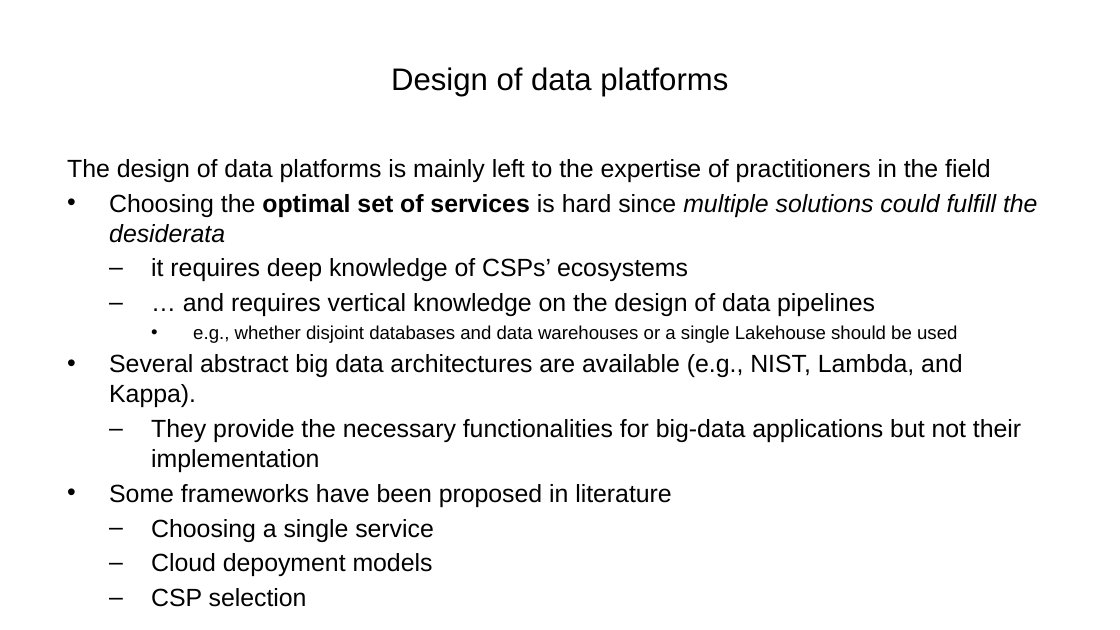
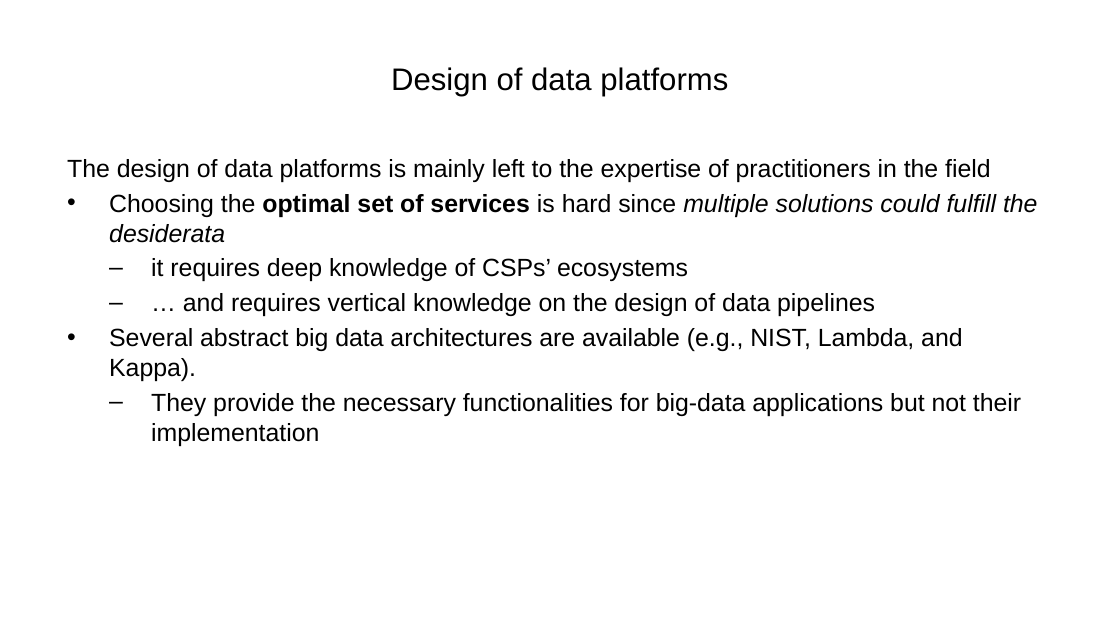
Before and after one commit to ManuelePasini/slides-markdown, a slide deck: slide 6 of dolap_2024_slides.pptx. Drawn at 1120x630 pixels with LibreOffice and Linux fonts; fonts in the diff are those of the drawing. Boxes give left, top, right and bottom in pixels: in the first picture for what was removed or moved away, otherwise in the second. Text is boxed around its words. In the diff, an @@ line names an element or a change of style, - is before the commit and + after.

```diff
--- a/dolap_2024_slides.pptx
+++ b/dolap_2024_slides.pptx
@@ text at [193,325,957,343]: paragraph removed @@
-    • e.g., whether disjoint databases and data warehouses or a single Lakehouse should be used
@@ text at [109,484,671,576]: paragraphs removed @@
-• Some frameworks have been proposed in literature
-  – Choosing a single service
-  – Cloud depoyment models
-  – CSP selection
```
Also in this commit, not shown: 6 other slides changed, 1 slide removed, 2 other files.
